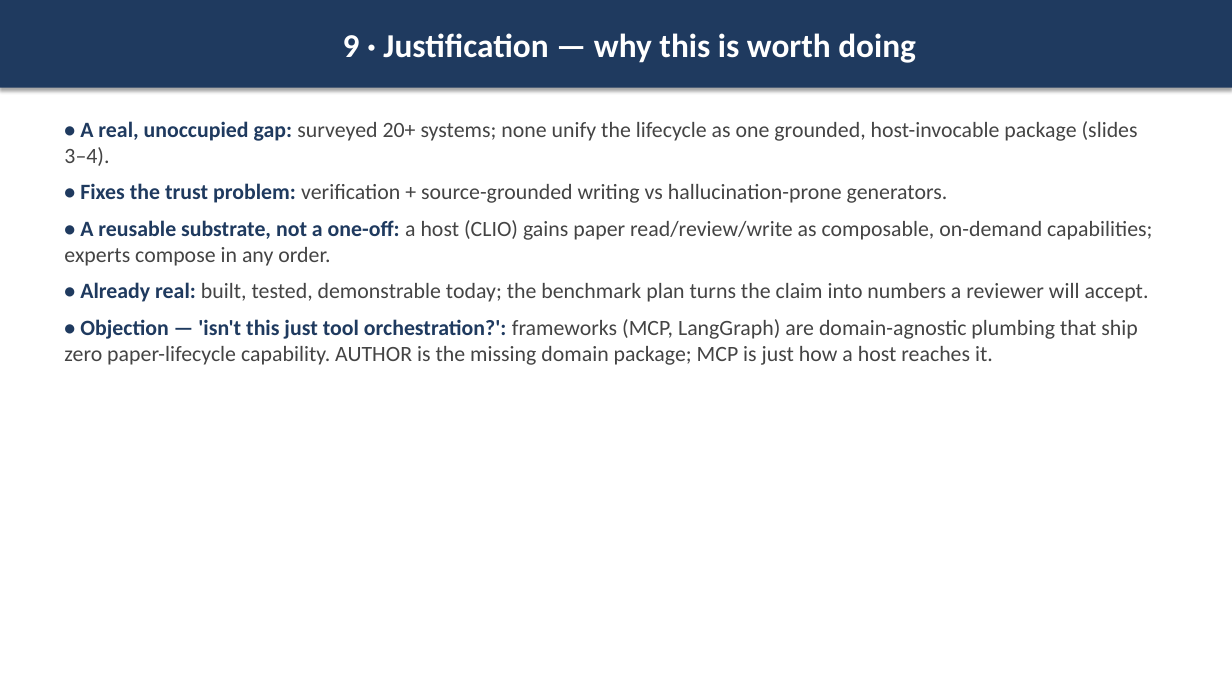
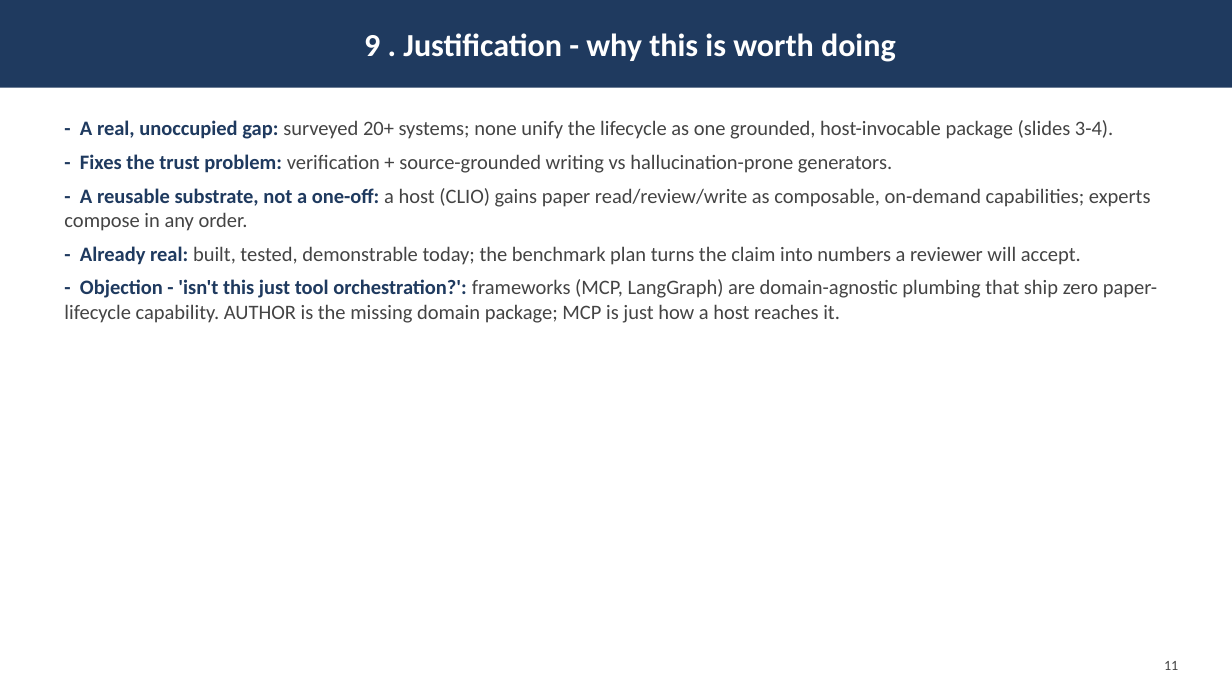
Before and after one commit to iowarp/clio-author, a slide deck: slide 12 of docs/AUTHOR.pptx (slide 10 before the commit). Drawn at 1232x693 pixels with LibreOffice and Linux fonts; fonts in the diff are those of the drawing. Boxes give left, top, right and bottom in pixels: in the first picture for what was removed or moved away, otherwise in the second. Text is boxed around its words. In the diff, an @@ line names an element or a change of style, - is before the commit and + after.

```diff
--- a/docs/AUTHOR.pptx
+++ b/docs/AUTHOR.pptx
@@ rectangle "9 . Justification - why ..." at bbox=[0, 0, 1232, 88]: shadow off @@
@@ text in rectangle at bbox=[364, 33, 896, 62]: text changed; size 26 to 25 pt @@
-9 · Justification — why this is worth doing
+9 . Justification - why this is worth doing
@@ text at bbox=[64, 120, 1157, 323]: text changed; size 17 to 16 pt @@
-• A real, unoccupied gap: surveyed 20+ systems; none unify the lifecycle as one grounded, host-invocable package (slides 3–4).
-• Fixes the trust problem: verification + source-grounded writing vs hallucination-prone generators.
-• A reusable substrate, not a one-off: a host (CLIO) gains paper read/review/write as composable, on-demand capabilities; experts compose in any order.
-• Already real: built, tested, demonstrable today; the benchmark plan turns the claim into numbers a reviewer will accept.
-• Objection — 'isn't this just tool orchestration?': frameworks (MCP, LangGraph) are domain-agnostic plumbing that ship zero paper-lifecycle capability. AUTHOR is the missing domain package; MCP is just how a host reaches it.
+- A real, unoccupied gap: surveyed 20+ systems; none unify the lifecycle as one grounded, host-invocable package (slides 3-4).
+- Fixes the trust problem: verification + source-grounded writing vs hallucination-prone generators.
+- A reusable substrate, not a one-off: a host (CLIO) gains paper read/review/write as composable, on-demand capabilities; experts compose in any order.
+- Already real: built, tested, demonstrable today; the benchmark plan turns the claim into numbers a reviewer will accept.
+- Objection - 'isn't this just tool orchestration?': frameworks (MCP, LangGraph) are domain-agnostic plumbing that ship zero paper-lifecycle capability. AUTHOR is the missing domain package; MCP is just how a host reaches it.
@@ text added at bbox=[1164, 661, 1178, 670], 11 pt, text #444444 @@
+11
```
Also in this commit, not shown: 10 other slides changed, 2 slides added, 3 other files.
